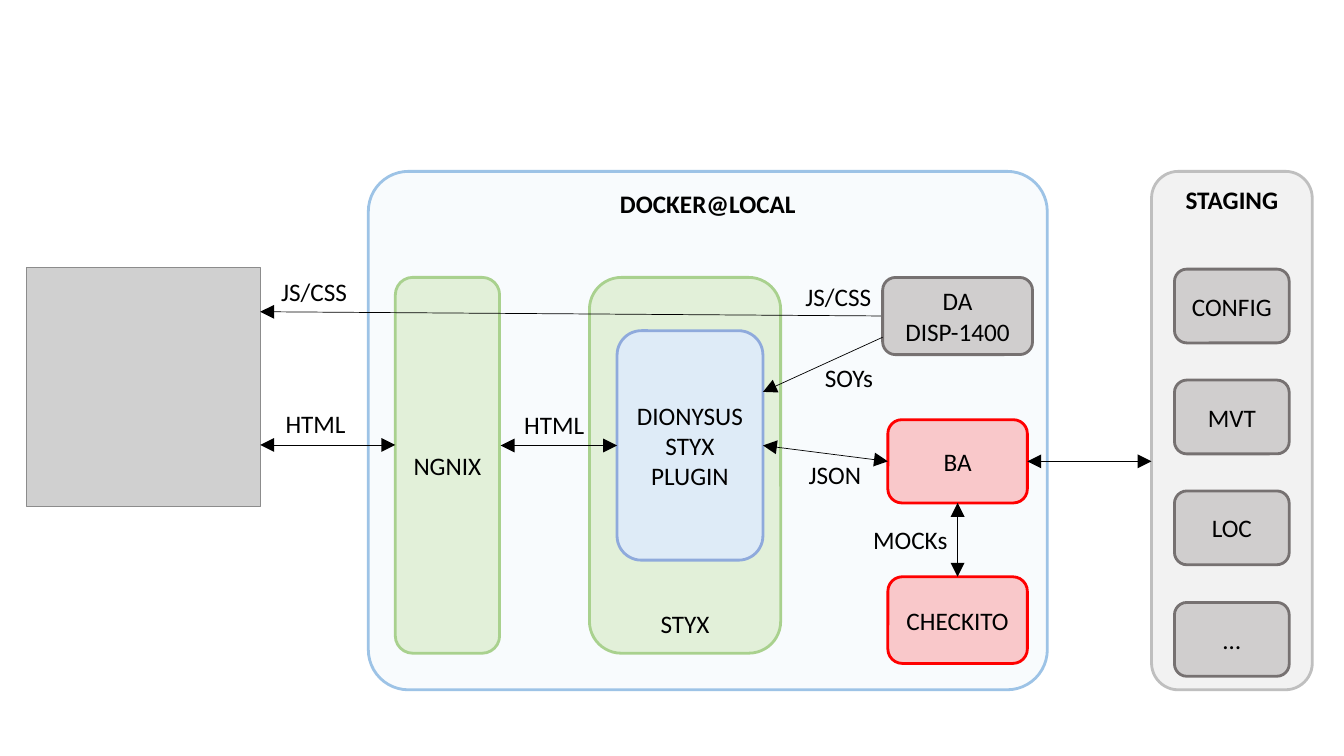
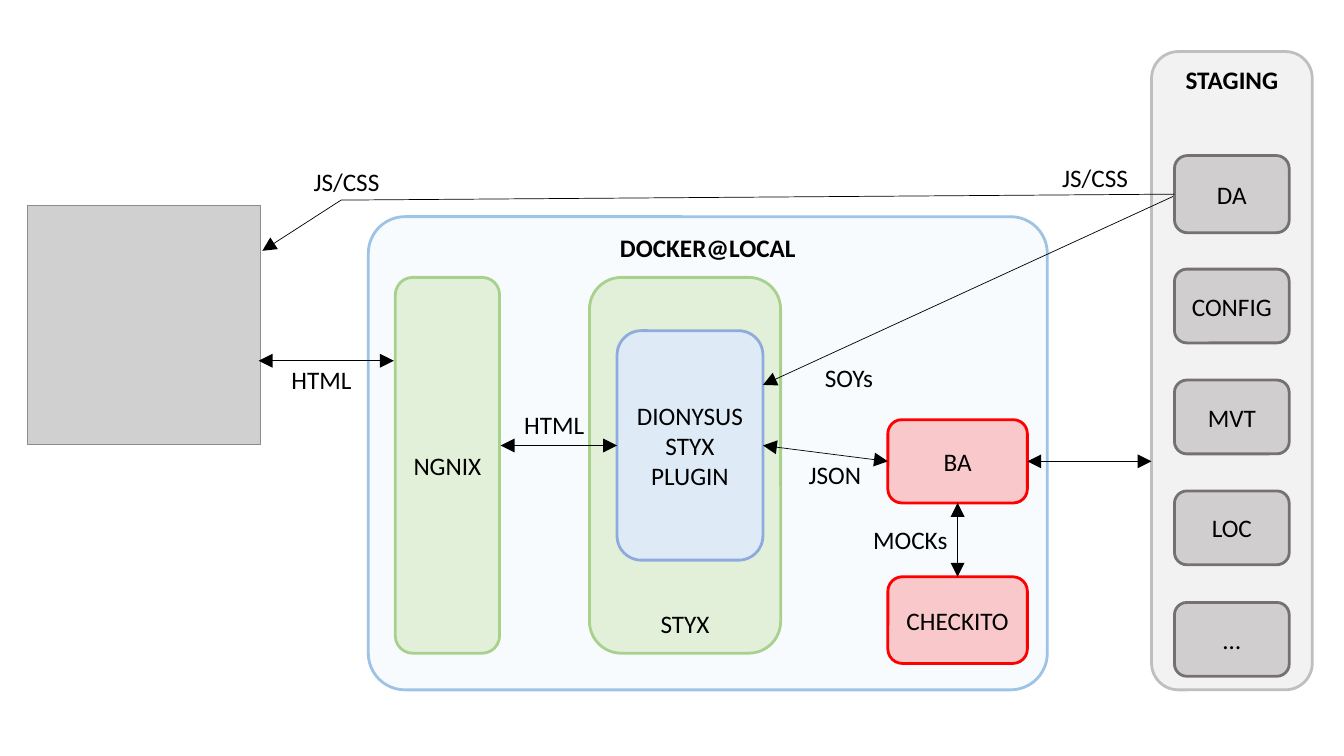
Before and after one commit to gfruci/checkouttools, a slide deck: slide 1 of local_environment/assets/local_env_arch.pptx. Drawn at 1344x756 pixels with LibreOffice and Linux fonts; fonts in the diff are those of the drawing; grey boxes stand for pictures. Boxes give left, top, right and bottom in pixels: in the first picture for what was removed or moved away, otherwise in the second. Text is boxed around its words. In the diff, an @@ line names an element or a change of style, - is before the commit and + after.

```diff
--- a/local_environment/assets/local_env_arch.pptx
+++ b/local_environment/assets/local_env_arch.pptx
@@ rounded rectangle "STAGING": place and size @@
-rounded rectangle "STAGING" at (1151, 171, 1312, 690)
+rounded rectangle "STAGING" at (1151, 51, 1312, 690)
@@ text "JS/CSS": place and size @@
-text "JS/CSS" at (281, 283, 347, 302)
+text "JS/CSS" at (314, 173, 380, 192)
@@ text "JS/CSS": place and size @@
-text "JS/CSS" at (805, 288, 871, 307)
+text "JS/CSS" at (1062, 169, 1128, 188)
@@ rounded rectangle added at (1175, 155, 1290, 233), fill #D0CECE, outline #767171 2 pt, 18 pt, text #000000 @@
+DA
@@ picture: place and size @@
-picture at (26, 267, 260, 506)
+picture at (27, 206, 261, 445)
@@ arrow moved from (883, 316) - (260, 312) to (341, 201) - (262, 251) @@
@@ line added from (1175, 195) to (341, 201), #000000 0.5 pt @@
@@ arrow moved from (763, 392) - (883, 338) to (763, 385) - (1175, 196) @@
@@ rounded rectangle "DOCKER@LOCAL": place and size @@
-rounded rectangle "DOCKER@LOCAL" at (368, 171, 1048, 690)
+rounded rectangle "DOCKER@LOCAL" at (368, 217, 1048, 690)
@@ rounded rectangle removed at (883, 277, 1033, 355) @@
-DA
-DISP-1400
@@ double arrow moved from (395, 445) - (260, 445) to (394, 361) - (259, 361) @@
@@ text "HTML": place and size @@
-text "HTML" at (286, 416, 346, 433)
+text "HTML" at (291, 372, 351, 389)
```
Also in this commit, not shown: 1 slide added, 4 other files.
